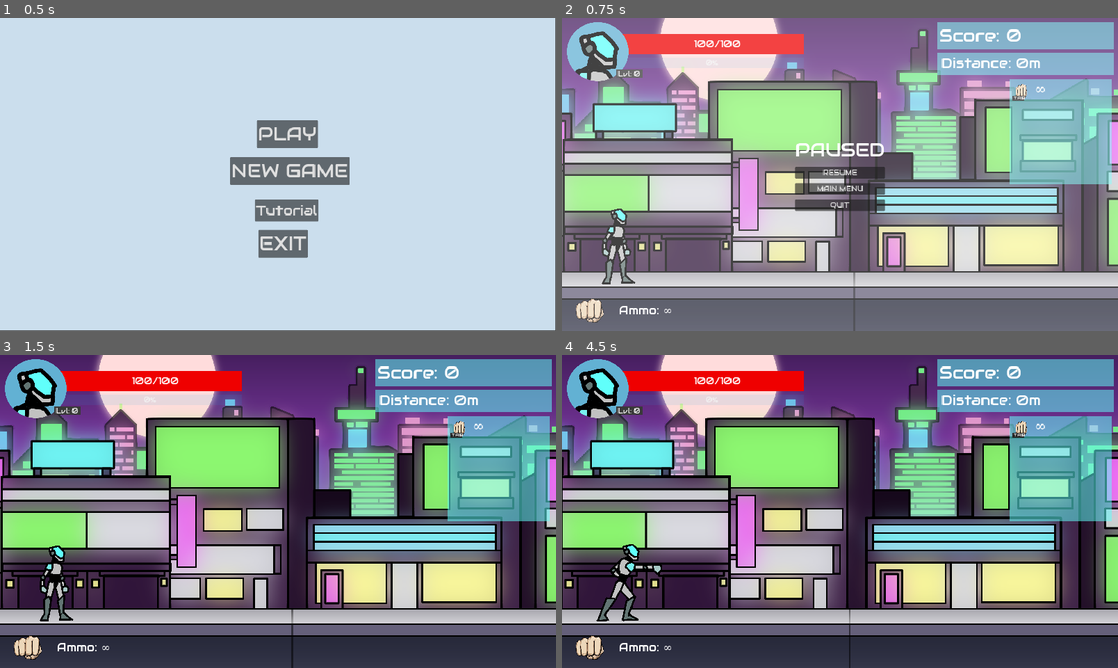
Above: before the commit, frames 1-4 (two rows, left to right).
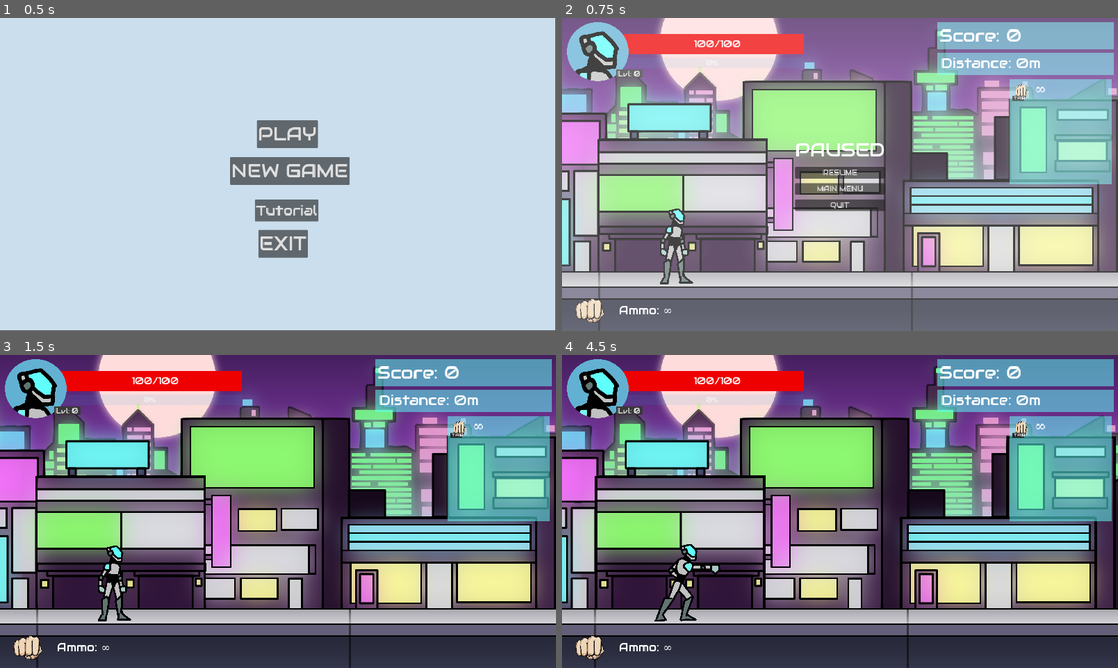
Above: after the commit, the same moments.

Repository: PandaHunterX/Cyber-Blasters
Game: Godot game, scene res://main_menu.tscn
Same seed, same stepped clock (60 frames per second), same inputs: the game is played once before the commit and once after it. Sound files missing from this copy of the repository are replaced by a short silence.
Inputs:
- Up to frame 1 (0.5 s): no input
- Up to frame 2 (0.75 s): click "PLAY" at 0.5 s
- Up to frame 3 (1.5 s): click "RESUME" at 1.25 s
- Up to frame 4 (4.5 s): tap Enter at 2 s; hold D (right) 2.03-2.75 s; hold E (attack) 2.03-2.75 s; click ">" at 2.75 s; click "<" at 3.5 s; click "OKAY" at 4.25 s

Frame 1 is identical in both runs. In frame 2, 35% of the frame differs, in the area x 0-100%, y 3-100%; in frame 3, 37%; in frame 4, 38%.

Commit message:
Fix camera boundary

Diff:
--- a/scripts/game.gd
+++ b/scripts/game.gd
@@ -3,9 +3,11 @@
 @onready var weak_enemy = preload("res://scenes/enemy_weak.tscn")
 @onready var fast_enemy = preload("res://scenes/enemy_fast.tscn")
 @onready var hard_enemy = preload("res://scenes/enemy_hard.tscn")
-@onready var player_position = preload("res://scenes/player.tscn")
 @onready var dead_body = preload("res://scenes/dead_body.tscn")
 @onready var background_music: AudioStreamPlayer2D = $"Player/Background Music"
+@onready var boundary: StaticBody2D = $Boundary
+@onready var player: CharacterBody2D = $Player
+@onready var camera: Camera2D = $Player/PlayerCamera
 
 var body_ready =  false
 
@@ -24,12 +26,11 @@
 		Global.player_drop_body = false
 
 func _physics_process(delta: float) -> void:
-		# Ensure the boundary only updates when the player is moving right
-	if $Player.velocity.x > 0:
-		$Boundary.position.x = $Player.global_position.x - 300
-	else:
-		# Optional: Handle cases when the player is not moving right
-		pass
+	var boundary_pos = boundary.position.x
+	var border = camera.get_screen_center_position().x - 950
+	# Move boundary on left end of camera
+	if boundary_pos < border or boundary_pos > player.position.x:
+		boundary.position.x = border
 
 func spawn_weak_enemy() -> void:
 	if not Global.player_isdead:
--- a/scripts/player.gd
+++ b/scripts/player.gd
@@ -8,7 +8,7 @@
 @onready var camera = $PlayerCamera
 @onready var player_hit: AudioStreamPlayer2D = $"Player Hit"
 
-var camera_left_padding = 300
+const camera_left_padding = 500
 
 var starting_point: float
 var camera_point = null
